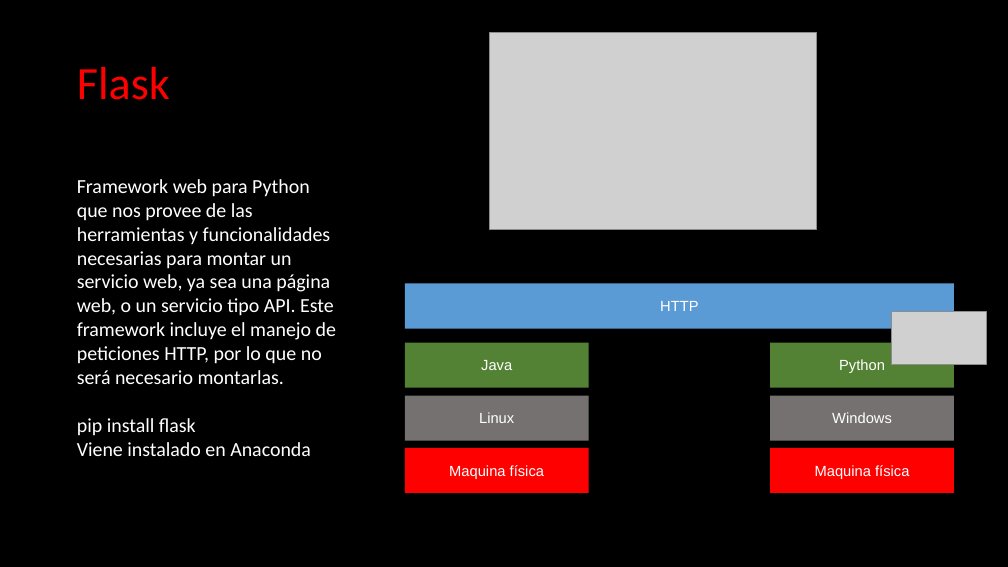
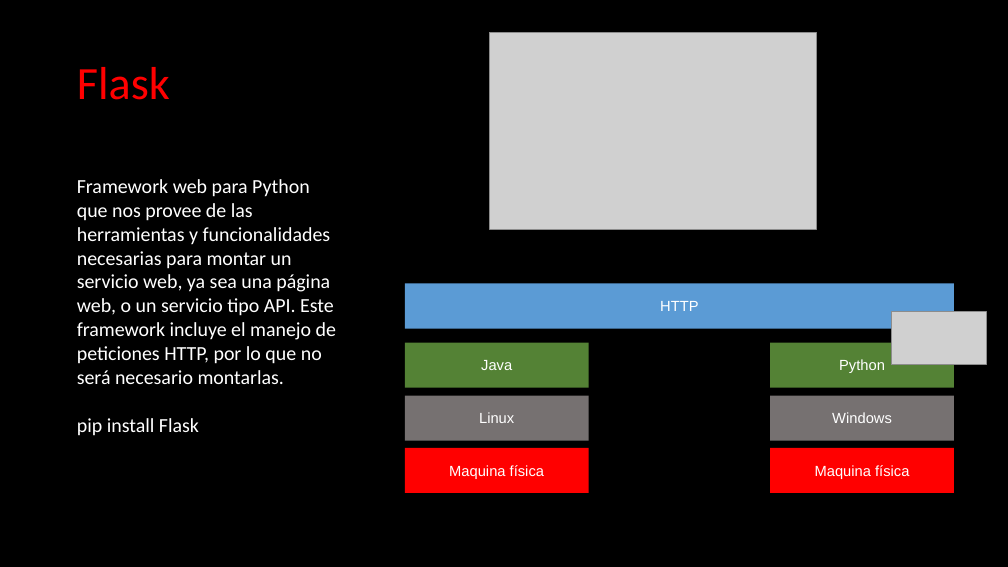
Before and after one commit to the-bridge-school/Data_Engineer, a slide deck: slide 2 of Flask/APIs_Flask_clase.pptx. Drawn at 1008x567 pixels with LibreOffice and Linux fonts; fonts in the diff are those of the drawing; grey boxes stand for pictures. Boxes give left, top, right and bottom in pixels: in the first picture for what was removed or moved away, otherwise in the second. Text is boxed around its words. In the diff, an @@ line names an element or a change of style, - is before the commit and + after.

Commit message:
presentacion flask

```diff
--- a/Flask/APIs_Flask_clase.pptx
+++ b/Flask/APIs_Flask_clase.pptx
@@ text at (77,418,199,436): text changed @@
-pip install flask
-Viene instalado en Anaconda
+pip install Flask
```
Also in this commit, not shown: 4 slides added, 1 slide removed.
